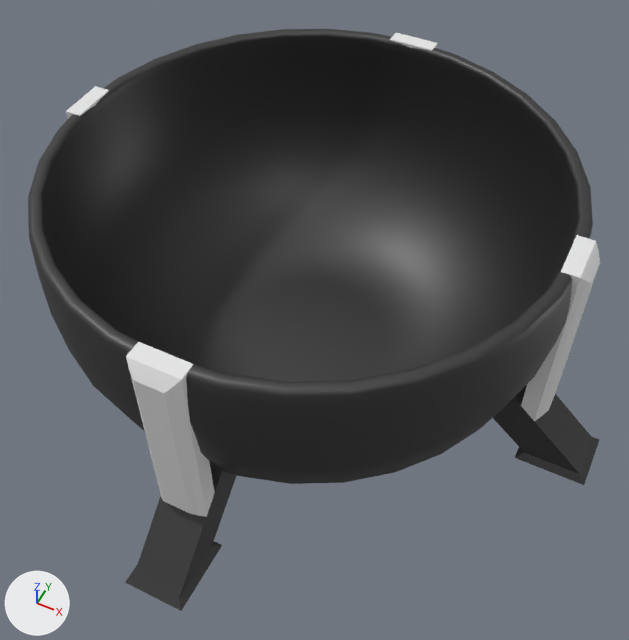
The FBX model Assets/assets/ball_receive.fbx: old version first, new version second.
One viewpoint serves both versions: a 50 mm camera at (1.36, -2.68, 3.52) aimed at (0.09, -0.15, 0.35). The lights are fixed; the arrows at lower left show +X, +Y and +Z. Where no turn or scale is listed for an object, it has been applied to the vertices.
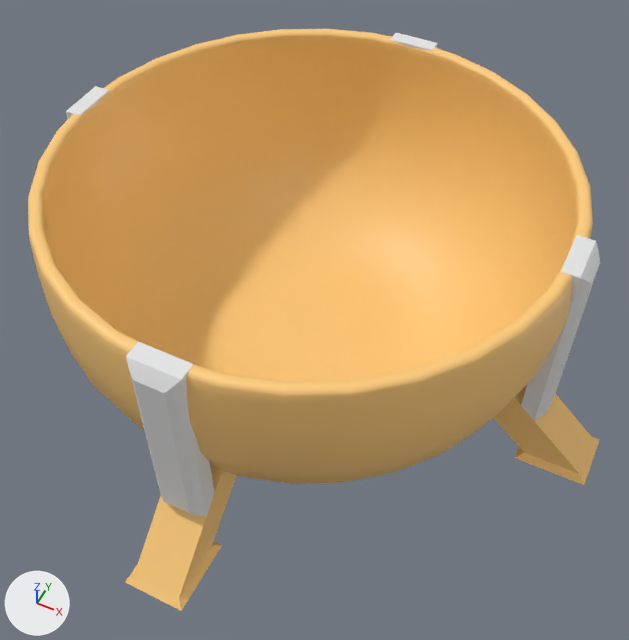
Boxes [x1, y1, x2, y2] around the edits, measured in the pictures (629 x 640 px):
'Bowl', surface changed (black to orange)
    both: [28, 29, 600, 611]

The change in detail:
In material 'ball_rec_mat' (mat_ball_rec_mat), texture is no longer img_ball_rec_texture_png, with its transparency.
In material 'ball_rec_mat' (mat_ball_rec_mat), metallic goes from 0.709 to 0.0.
In material 'ball_rec_mat' (mat_ball_rec_mat), base_color is now set to (1.0, 0.612, 0.201), orange #ffcd7c.
